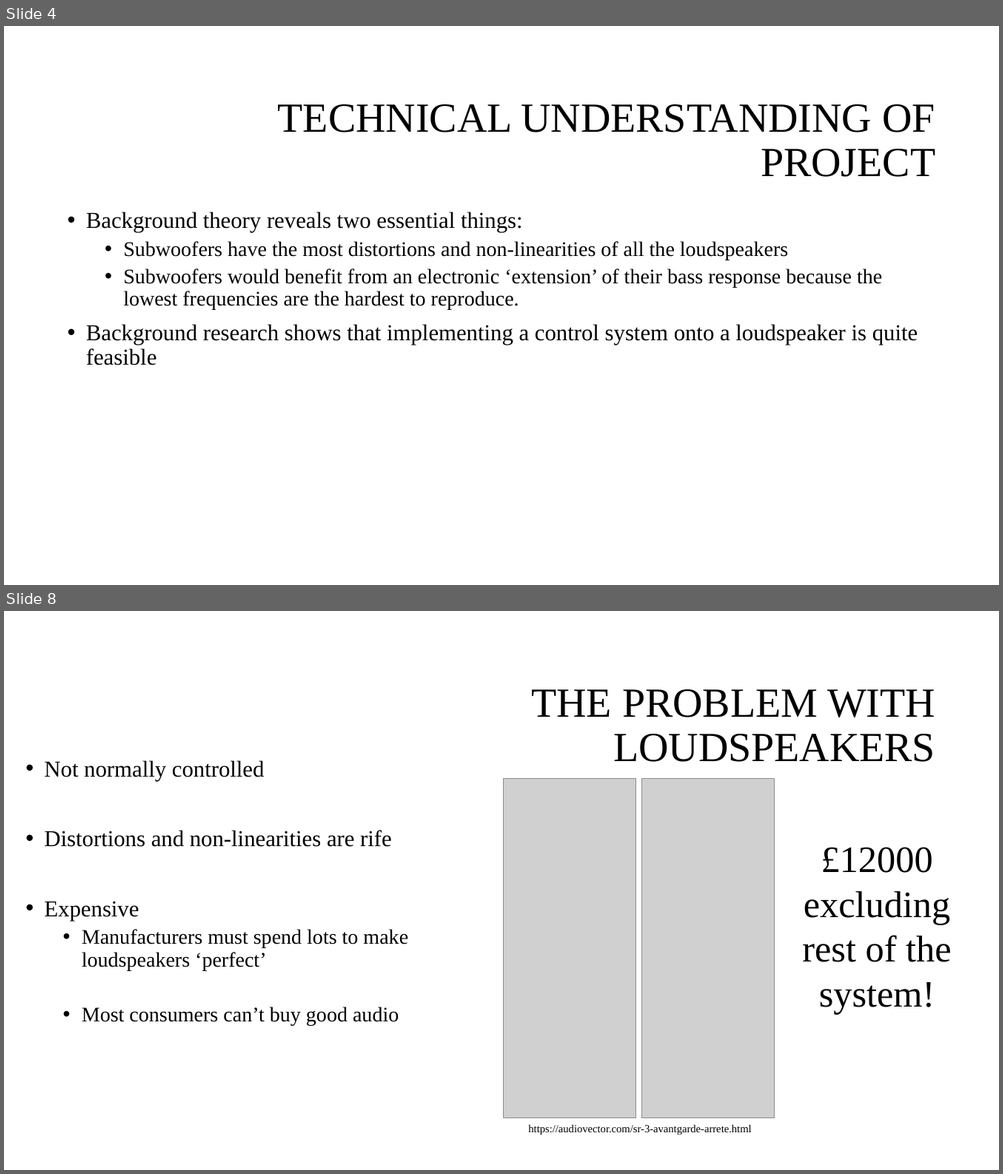
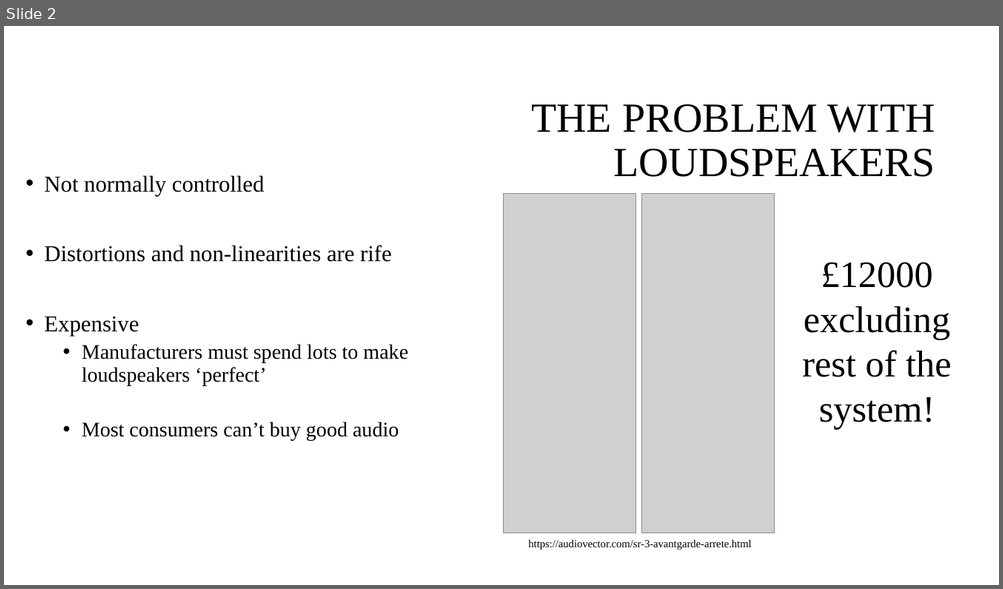
Before and after one commit to spez1998/3rd-year-project, a slide deck: Deliverables/2ndMarkerViva/viva_presentation.pptx. Shown one above the other, each under a label of ours: slides 4 and 8 before the commit, slide 2 after it; the slides between them are not shown. The pictures are 1003x1174 and 1003x589 pixels, drawn with LibreOffice and Linux fonts; fonts in the diff are those of the drawing; grey boxes stand for pictures; background and template pictures are left out. Boxes give left, top, right and bottom in pixels: in the first picture for what was removed or moved away, otherwise in the second. Text is boxed around its words. In the diff, an @@ line names an element or a change of style, - is before the commit and + after.

```diff
--- a/Deliverables/2ndMarkerViva/viva_presentation.pptx
+++ b/Deliverables/2ndMarkerViva/viva_presentation.pptx
@@ slide 4 removed at (x1=4, y1=26, x2=999, y2=585), background #FFFFFF @@
@@ title removed at (x1=278, y1=104, x2=935, y2=177) @@
-TECHNICAL UNDERSTANDING OF PROJECT
@@ text removed at (x1=86, y1=212, x2=917, y2=366) @@
-• Background theory reveals two essential things:
-  • Subwoofers have the most distortions and non-linearities of all the loudspeakers
-  • Subwoofers would benefit from an electronic ‘extension’ of their bass response because the lowest frequencies are the hardest to reproduce.
-• Background research shows that implementing a control system onto a loudspeaker is quite feasible
@@ what was slide 8 is now slide 2 @@
```
Also in this commit, not shown: 4 slides changed, 2 slides added, 4 other slides removed, 1 other file.
